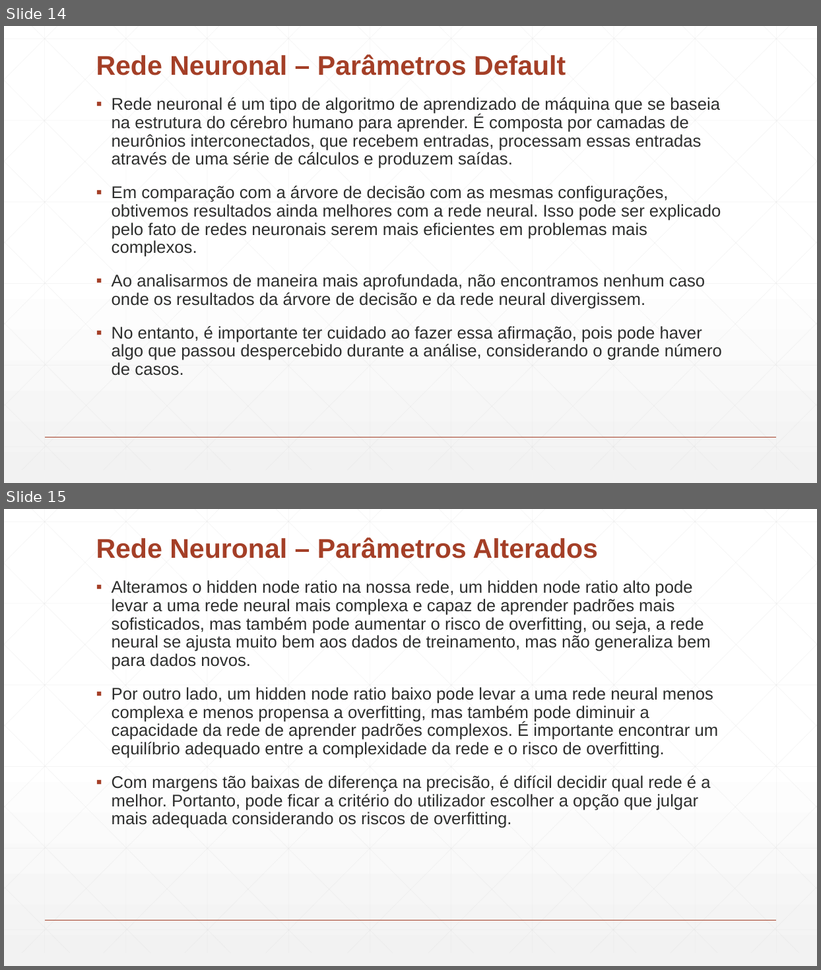
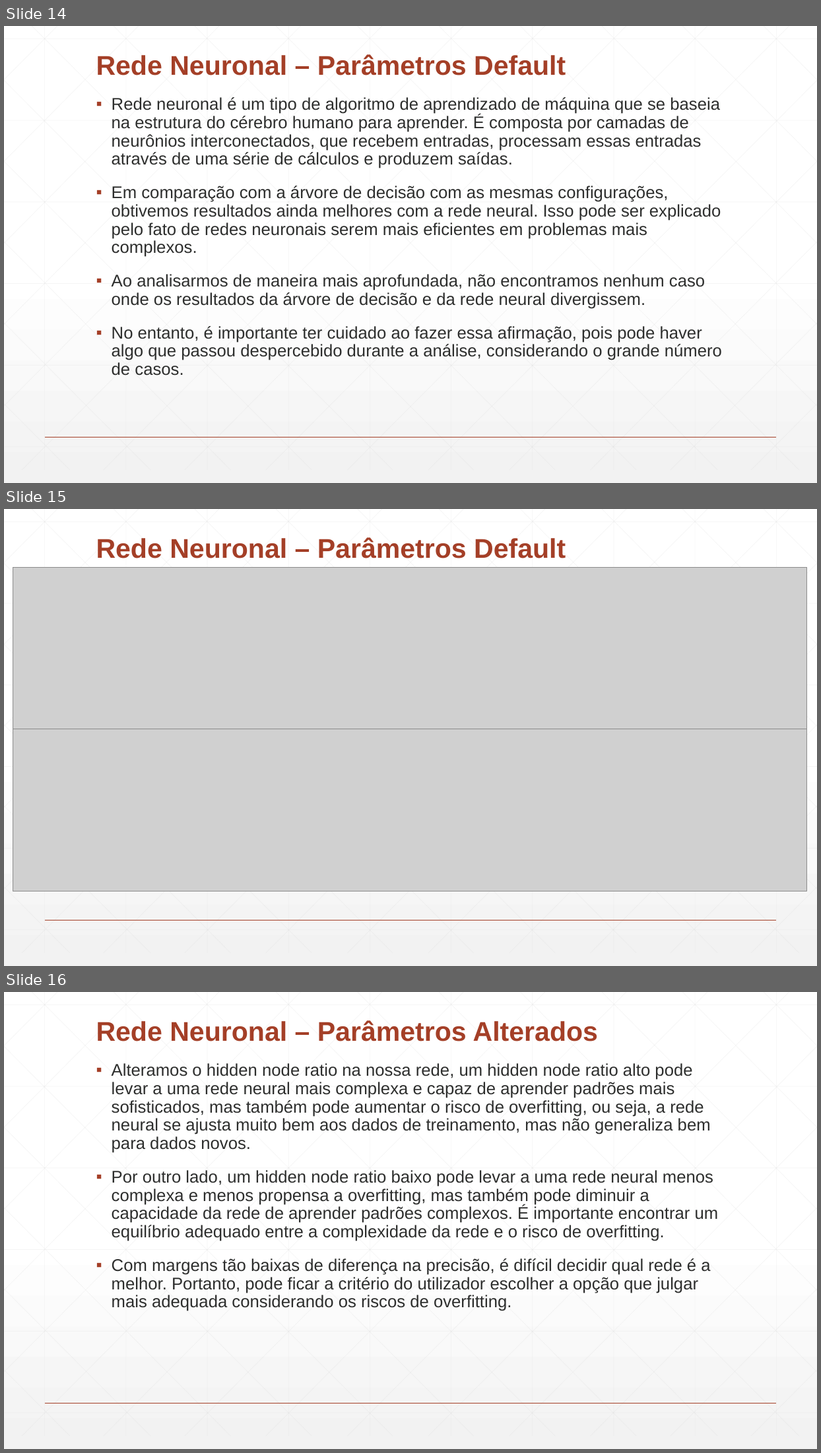
Before and after one commit to Paulitchos/SI_2_TP, a slide deck: Parte_2/DataMining.pptx. Shown one above the other, each under a label of ours: slides 14 and 15 before the commit, slides 14, 15 and 16 after it. The pictures are 821x970 and 821x1453 pixels, drawn with LibreOffice and Linux fonts; fonts in the diff are those of the drawing; grey boxes stand for pictures. Boxes give left, top, right and bottom in pixels: in the first picture for what was removed or moved away, otherwise in the second. Text is boxed around its words. In the diff, an @@ line names an element or a change of style, - is before the commit and + after.

```diff
--- a/Parte_2/DataMining.pptx
+++ b/Parte_2/DataMining.pptx
@@ slide 15 added at box(4, 509, 817, 966), background gradient #FFFFFF to #F2F2F2; not listed: 47 template elements that a slide beside it also shows @@
@@ title added at box(96, 537, 566, 559), 32 pt, text #A43F27, bold @@
+Rede Neuronal – Parâmetros Default
@@ picture added at box(13, 568, 807, 730) @@
@@ picture added at box(13, 729, 807, 891) @@
@@ what was slide 15 is now slide 16 @@
```
Also in this commit, not shown: 1 slide changed, 7 other slides added, 3 other files.
